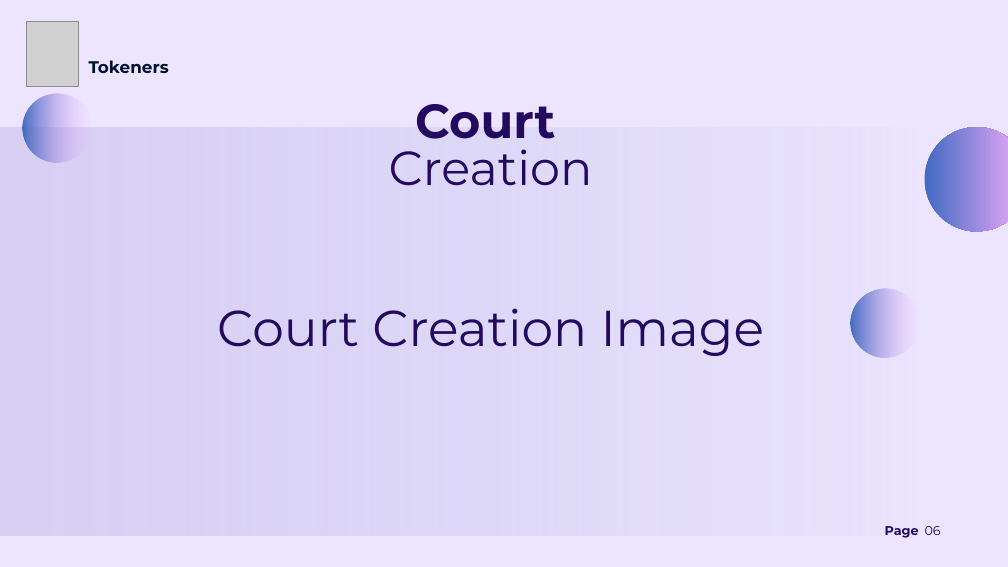
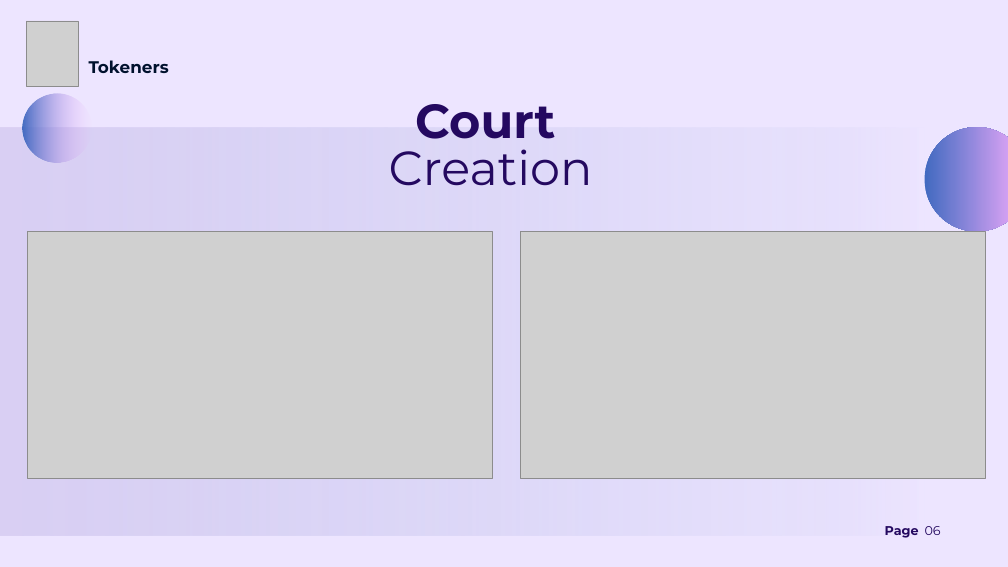
Before and after one commit to AhmedK3019/Zarf-Token, a slide deck: slide 6 of Zarf Token Presentation.pptx. Drawn at 1008x567 pixels with LibreOffice and Linux fonts; fonts in the diff are those of the drawing; grey boxes stand for pictures. Boxes give left, top, right and bottom in pixels: in the first picture for what was removed or moved away, otherwise in the second. Text is boxed around its words. In the diff, an @@ line names an element or a change of style, - is before the commit and + after.

Commit message:
Edited the presentation

```diff
--- a/Zarf Token Presentation.pptx
+++ b/Zarf Token Presentation.pptx
@@ picture added at bbox=[28, 231, 492, 478] @@
@@ picture added at bbox=[521, 231, 985, 478] @@
@@ freeform shape removed at bbox=[850, 288, 919, 357] @@
@@ text removed at bbox=[217, 308, 764, 356] @@
-Court Creation Image
```
Also in this commit, not shown: 11 other slides changed.
